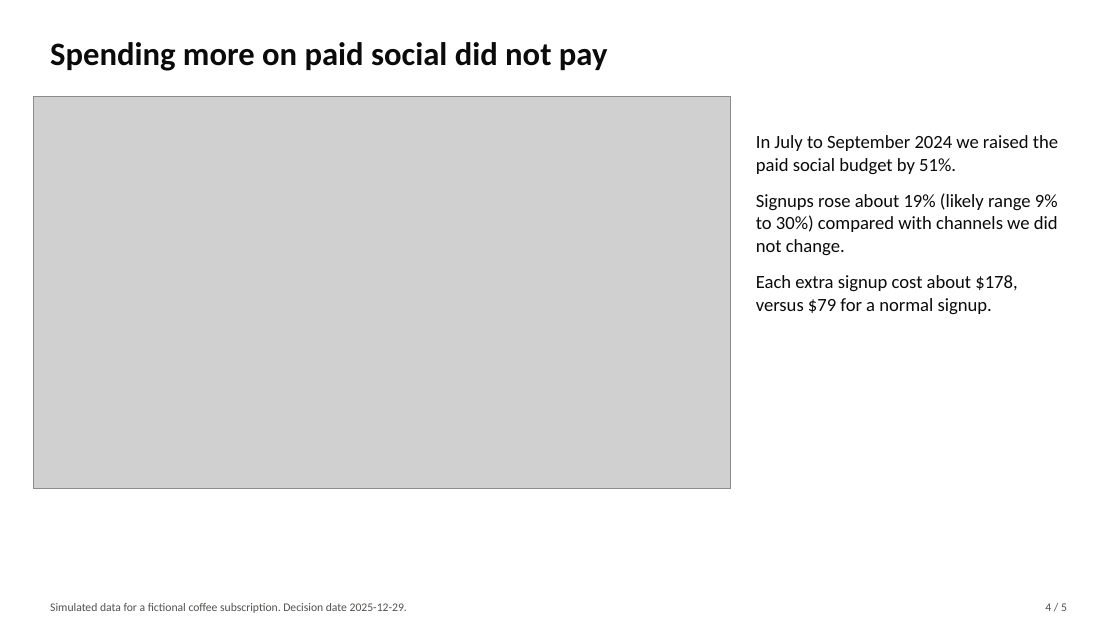
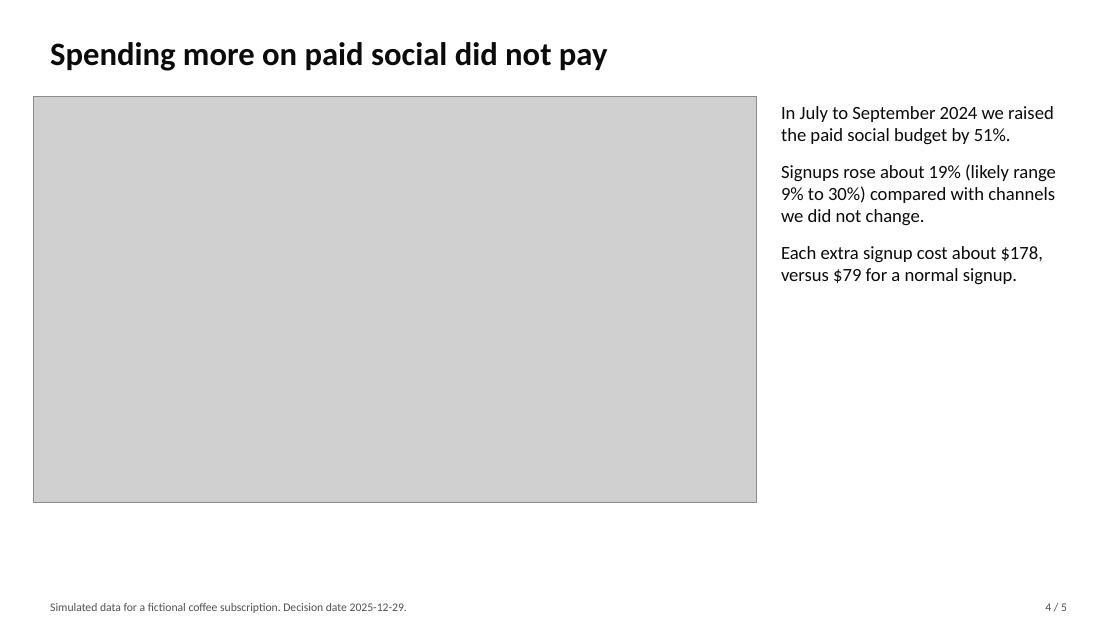
Before and after one commit to danwaseem/acquisition-channel-review, a slide deck: slide 4 of deck/readout.pptx. Drawn at 1120x630 pixels with LibreOffice and Linux fonts; fonts in the diff are those of the drawing; grey boxes stand for pictures. Boxes give left, top, right and bottom in pixels: in the first picture for what was removed or moved away, otherwise in the second. Text is boxed around its words. In the diff, an @@ line names an element or a change of style, - is before the commit and + after.

```diff
--- a/deck/readout.pptx
+++ b/deck/readout.pptx
@@ picture: place and size @@
-picture at bbox=[34, 97, 731, 489]
+picture at bbox=[34, 97, 756, 503]
@@ text "In July to September 2024 ..." rewrapped from bbox=[756, 135, 1058, 314] to bbox=[781, 106, 1056, 285] @@
```
Also in this commit, not shown: 4 other slides changed, 7 other files.
